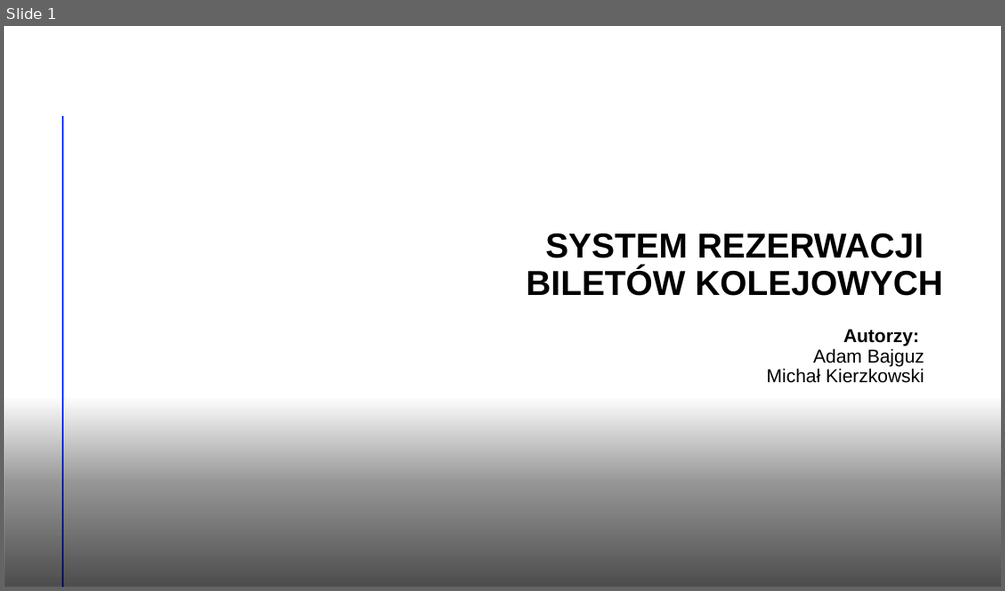
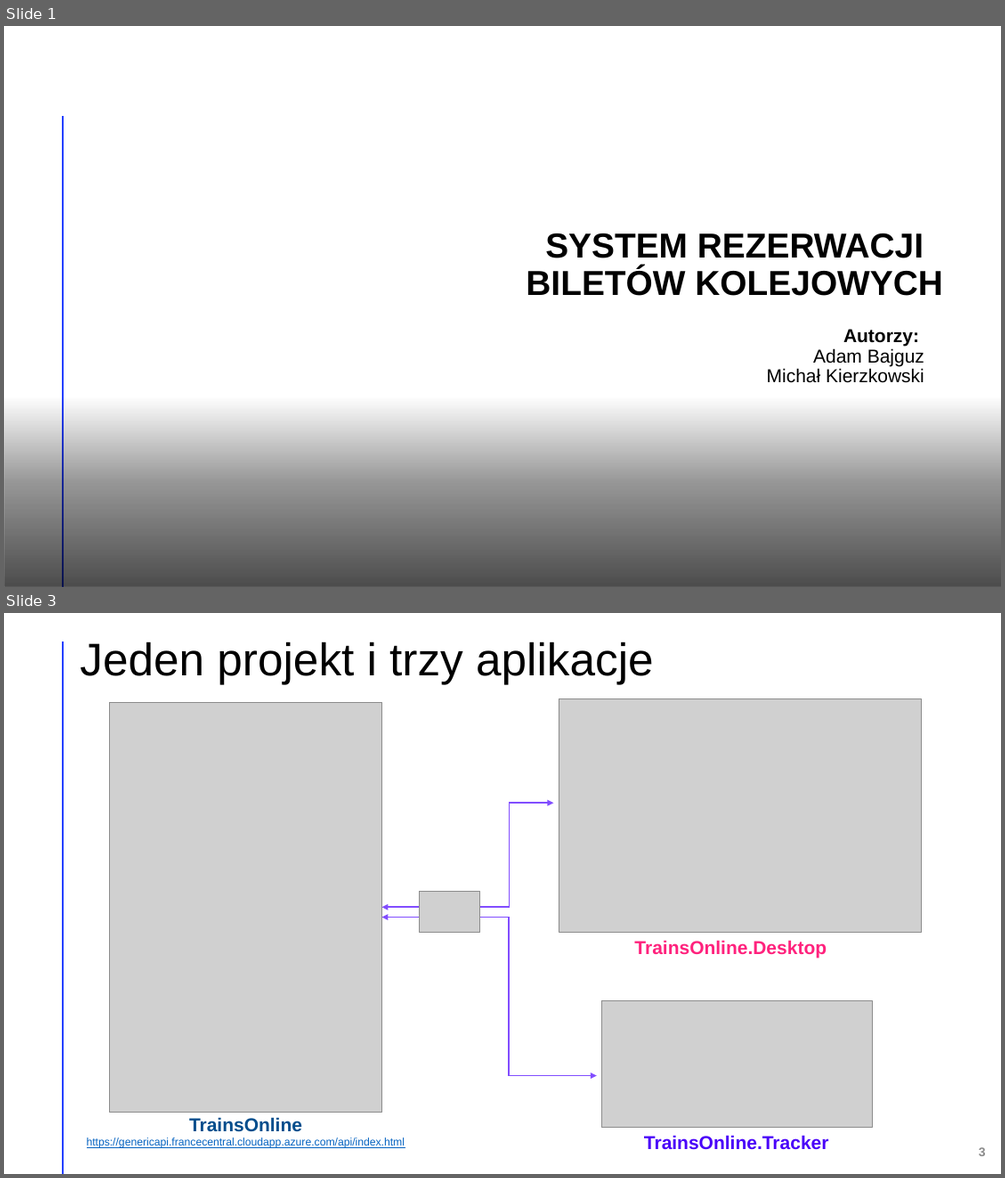
Before and after one commit to adambajguz/TrainsOnline, a slide deck: docs/Prezentacja Bajguz Kierzkowski.pptx. Shown one above the other, each under a label of ours: slide 1 before the commit, slides 1 and 3 after it; the slides between them are not shown. The pictures are 1005x591 and 1005x1178 pixels, drawn with LibreOffice and Linux fonts; fonts in the diff are those of the drawing; grey boxes stand for pictures; background and template pictures are left out. Boxes give left, top, right and bottom in pixels: in the first picture for what was removed or moved away, otherwise in the second. Text is boxed around its words. In the diff, an @@ line names an element or a change of style, - is before the commit and + after.

```diff
--- a/docs/Prezentacja Bajguz Kierzkowski.pptx
+++ b/docs/Prezentacja Bajguz Kierzkowski.pptx
@@ slide 3 added at [4, 613, 1001, 1174], background #FFFFFF @@
@@ line added from (63, 642) to (63, 1173), #FF9022 2 pt @@
@@ title added at [80, 641, 654, 684], 44 pt, text #000000 @@
+Jeden projekt i trzy aplikacje
@@ picture added at [109, 703, 381, 1111] @@
@@ picture added at [558, 699, 922, 932] @@
@@ elbow double arrow added from (381, 907) to (554, 803), #814DFF 1.5 pt @@
@@ picture added at [419, 892, 479, 933] @@
@@ elbow double arrow added from (381, 917) to (597, 1076), #814DFF 1.5 pt @@
@@ text added at [634, 940, 826, 957], 18 pt, text #FF227D, bold @@
+TrainsOnline.Desktop
@@ picture added at [601, 1001, 872, 1127] @@
@@ text added at [87, 1117, 405, 1148], 10.5 pt, text #0563C1, underline @@
+TrainsOnline
+https://genericapi.francecentral.cloudapp.azure.com/api/index.html
@@ text added at [644, 1135, 829, 1150], 18 pt, text #4900F9, bold @@
+TrainsOnline.Tracker
@@ page number added at [979, 1147, 986, 1156], 12 pt, text #8C8C8C, bold @@
+3
```
Also in this commit, not shown: 1 slide changed, 2 other slides added, 1 slide removed, 1 other file.
